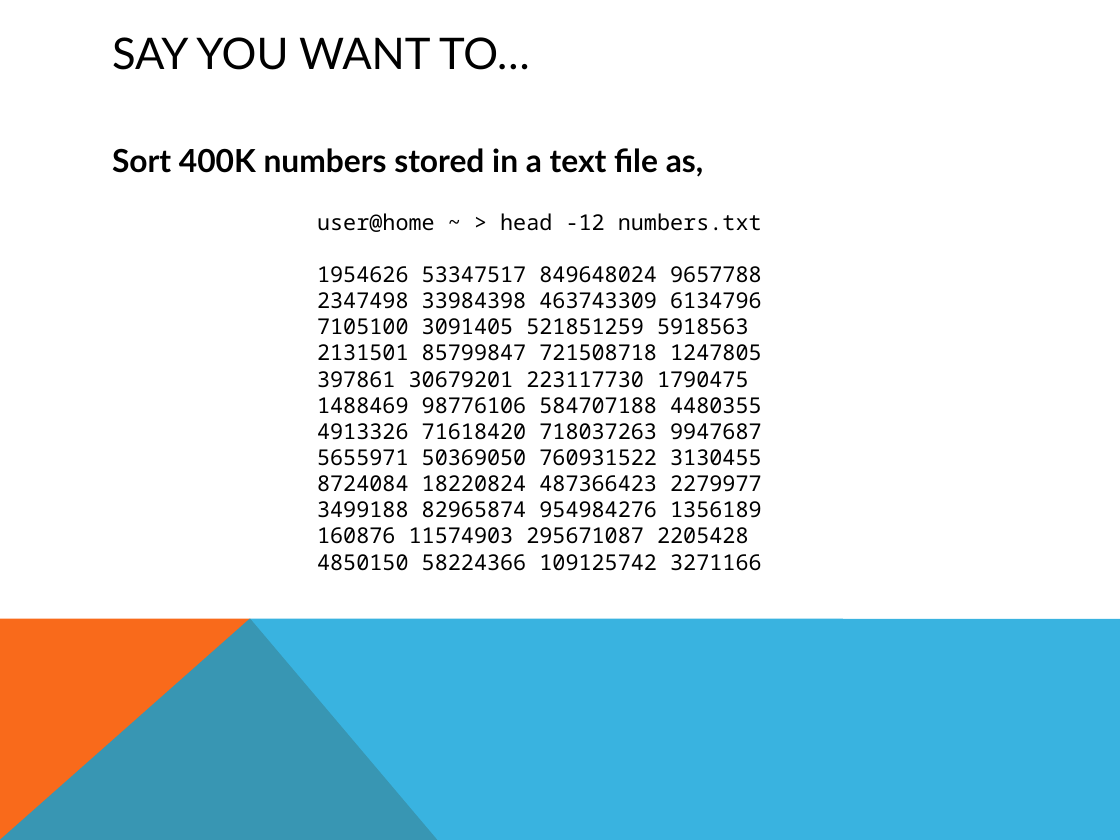
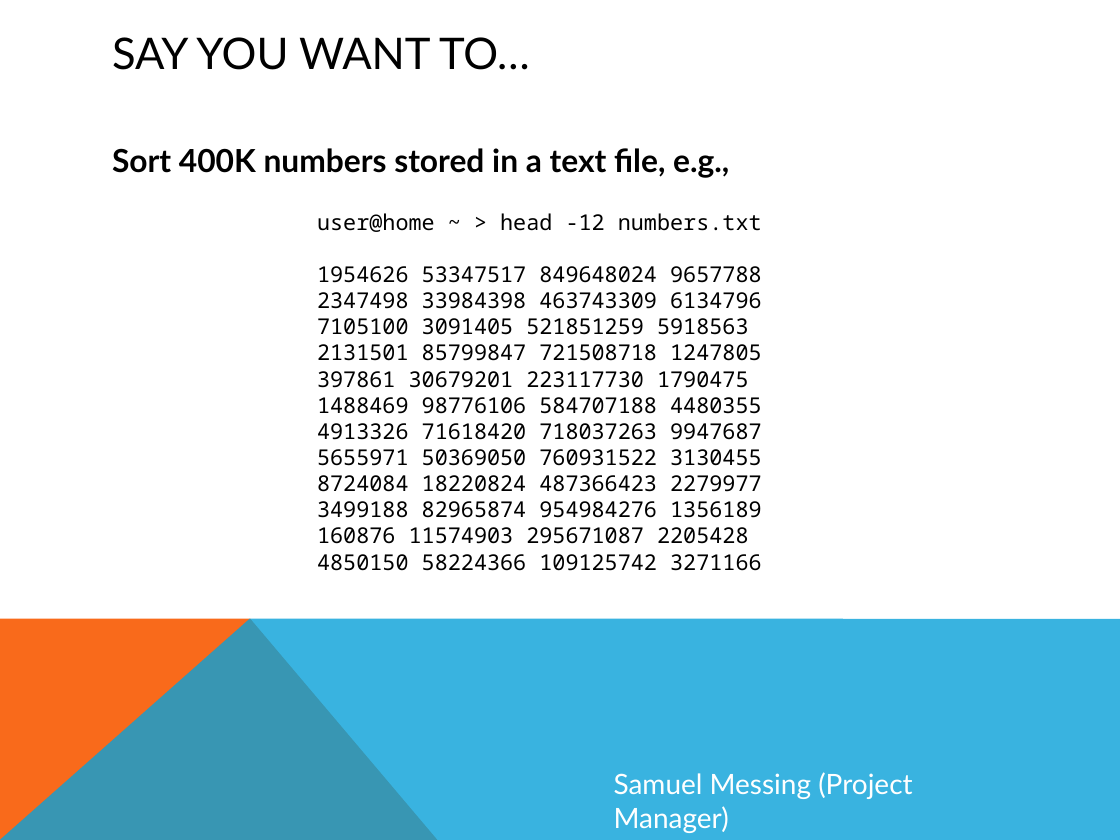
Before and after one commit to smessing/Hog, a slide deck: slide 6 of demo/demo.pptx. Drawn at 1120x840 pixels with LibreOffice and Linux fonts; fonts in the diff are those of the drawing. Boxes give left, top, right and bottom in pixels: in the first picture for what was removed or moved away, otherwise in the second. Text is boxed around its words. In the diff, an @@ line names an element or a change of style, - is before the commit and + after.

```diff
--- a/demo/demo.pptx
+++ b/demo/demo.pptx
@@ text at [112, 148, 729, 178]: text changed @@
-Sort 400K numbers stored in a text file as,
+Sort 400K numbers stored in a text file, e.g.,
@@ text added at [614, 772, 912, 833], 18 pt, text #FFFFFF @@
+Samuel Messing (Project Manager)
```
Also in this commit, not shown: 15 other slides changed.
